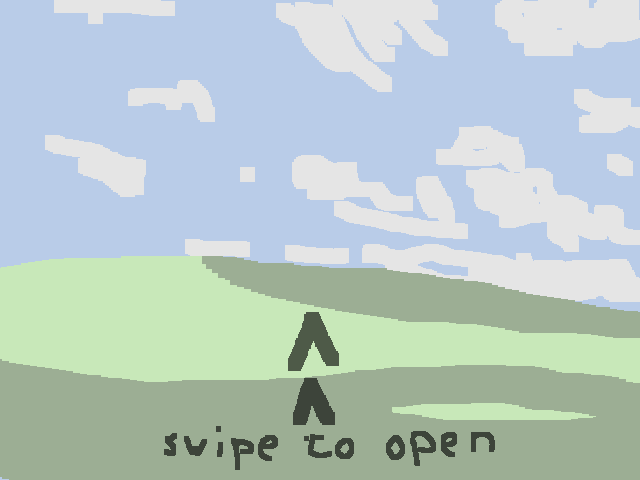
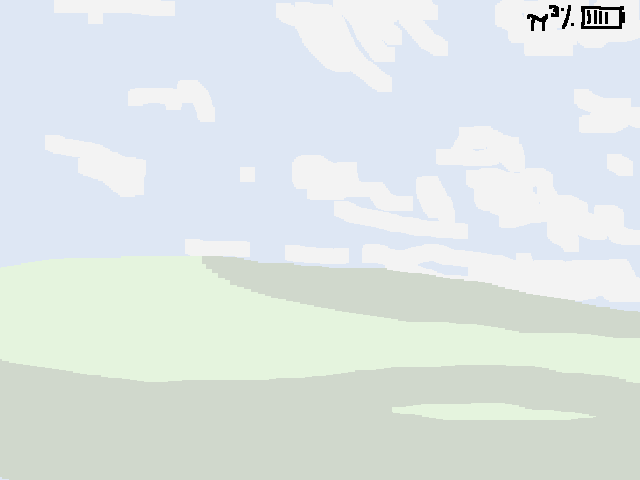
Before/after of a 640 x 480 layered artwork. What changed in the layer stack:
hid "emails #4" over [164, 312, 495, 470]
added layer "emails #5" above "emails #3" over [527, 5, 625, 31]
"emails #3": opacity 37% → 70% over [0, 0, 640, 480]
